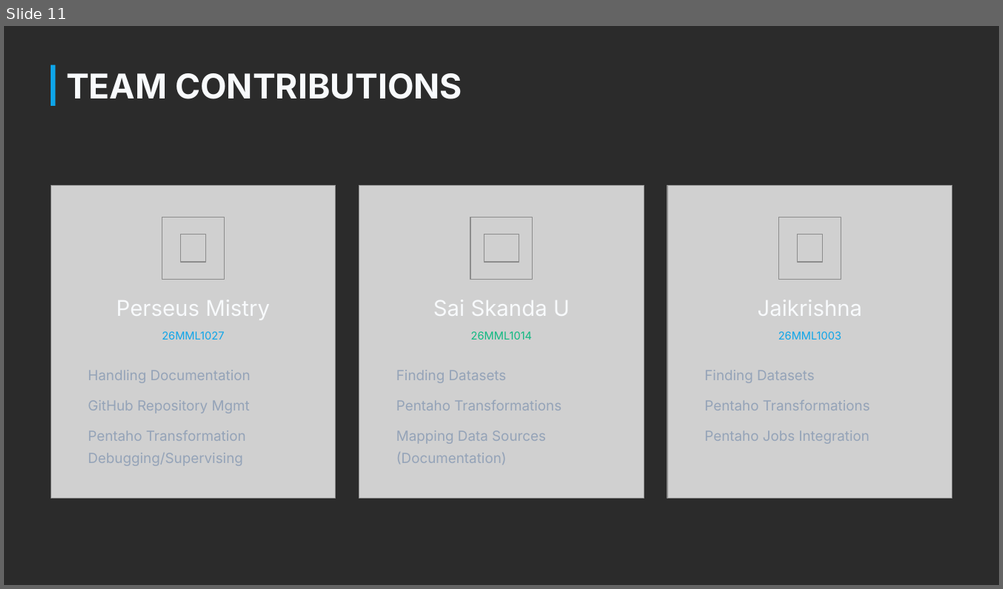
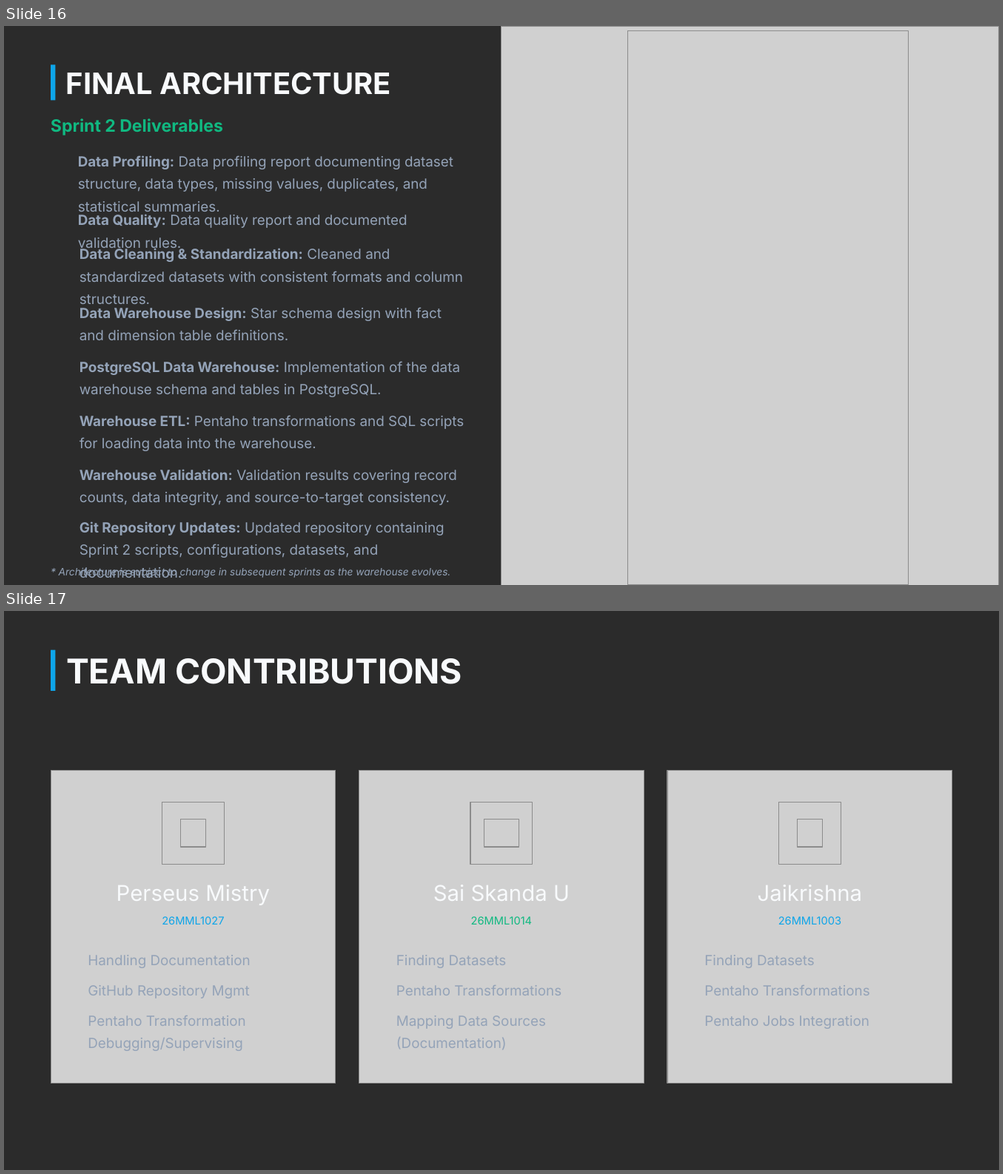
Before and after one commit to Perseus04/Enterprise-Energy-Data-Platform, a slide deck: docs/report/Enterprise Energy Data Platform Progress 1.pptx. Shown one above the other, each under a label of ours: slide 11 before the commit, slides 16 and 17 after it. The pictures are 1003x589 and 1003x1174 pixels, drawn with LibreOffice and Linux fonts; fonts in the diff are those of the drawing; grey boxes stand for pictures; background and template pictures are left out; a plain dark background stands for a picture behind light text. Boxes give left, top, right and bottom in pixels: in the first picture for what was removed or moved away, otherwise in the second. Text is boxed around its words. In the diff, an @@ line names an element or a change of style, - is before the commit and + after.

Commit message:
Updated Transformations and Tables.

```diff
--- a/docs/report/Enterprise Energy Data Platform Progress 1.pptx
+++ b/docs/report/Enterprise Energy Data Platform Progress 1.pptx
@@ slide 16 added at bbox=[4, 26, 999, 585], background picture (left out) @@
@@ picture added at bbox=[502, 26, 999, 585] @@
@@ picture added at bbox=[628, 30, 908, 585] @@
@@ rectangle added at bbox=[51, 64, 55, 100], fill #0EA5E9 @@
@@ text added at bbox=[66, 72, 390, 95], 28.5 pt, text #F8FAFC, bold @@
+FINAL ARCHITECTURE
@@ text added at bbox=[51, 118, 223, 136], 16.5 pt, text #10B981, bold @@
+Sprint 2 Deliverables
@@ text added at bbox=[78, 156, 453, 215], 13.5 pt, text #94A3B8 @@
+Data Profiling: Data profiling report documenting dataset structure, data types, missing values, duplicates, and statistical summaries.
@@ text added at bbox=[78, 214, 407, 252], 13.5 pt, text #94A3B8 @@
+Data Quality: Data quality report and documented validation rules.
@@ text added at bbox=[79, 248, 463, 304], 13.5 pt, text #94A3B8 @@
+Data Cleaning & Standardization: Cleaned and standardized datasets with consistent formats and column structures.
@@ text added at bbox=[79, 307, 441, 340], 13.5 pt, text #94A3B8 @@
+Data Warehouse Design: Star schema design with fact and dimension table definitions.
@@ text added at bbox=[79, 361, 460, 397], 13.5 pt, text #94A3B8 @@
+PostgreSQL Data Warehouse: Implementation of the data warehouse schema and tables in PostgreSQL.
@@ text added at bbox=[79, 415, 464, 452], 13.5 pt, text #94A3B8 @@
+Warehouse ETL: Pentaho transformations and SQL scripts for loading data into the warehouse.
@@ text added at bbox=[79, 469, 457, 506], 13.5 pt, text #94A3B8 @@
+Warehouse Validation: Validation results covering record counts, data integrity, and source-to-target consistency.
@@ text added at bbox=[79, 522, 444, 578], 13.5 pt, text #94A3B8 @@
+Git Repository Updates: Updated repository containing Sprint 2 scripts, configurations, datasets, and documentation.
@@ text added at bbox=[59, 568, 451, 578], 9.8 pt, text #94A3B8, italic @@
+* Architecture is subject to change in subsequent sprints as the warehouse evolves.
@@ what was slide 11 is now slide 17 @@
```
Also in this commit, not shown: 1 slide changed, 5 other slides added, 16 other files.
